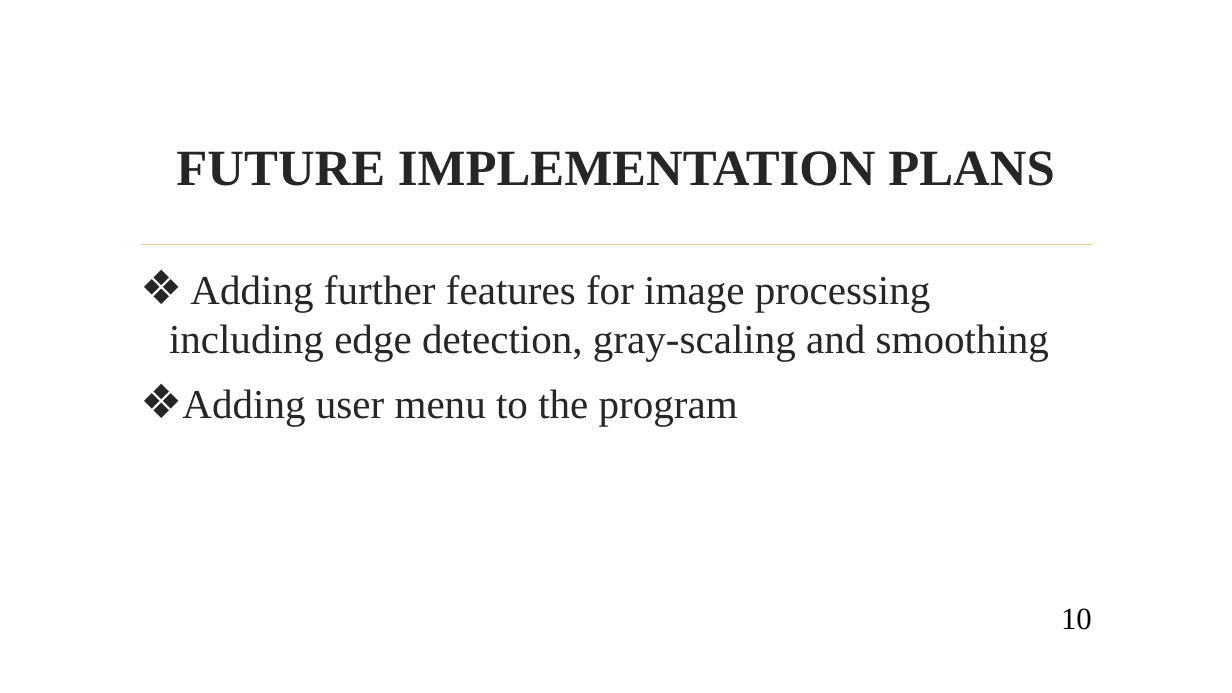
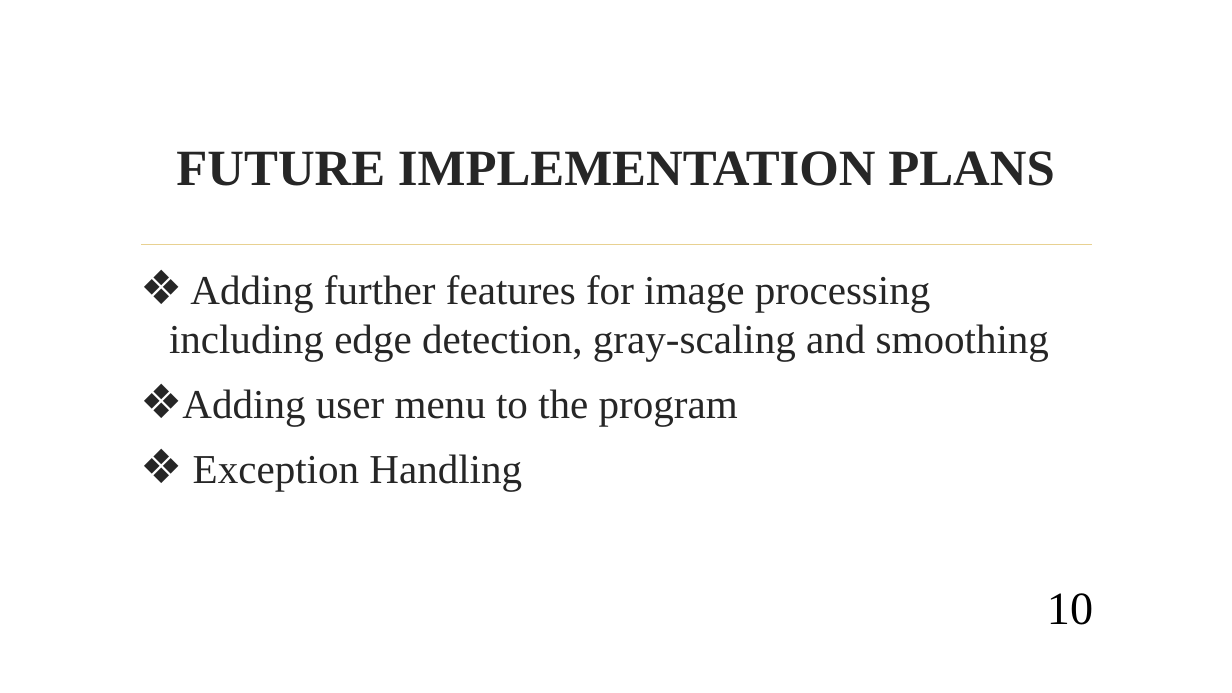
Before and after one commit to jsureka/ImageX, a slide deck: slide 10 of SOFTWARE PROJECT LAB -1.pptx. Drawn at 1232x693 pixels with LibreOffice and Linux fonts; fonts in the diff are those of the drawing; background and template pictures are left out. Boxes give left, top, right and bottom in pixels: in the first picture for what was removed or moved away, otherwise in the second. Text is boxed around its words. In the diff, an @@ line names an element or a change of style, - is before the commit and + after.

```diff
--- a/SOFTWARE PROJECT LAB -1.pptx
+++ b/SOFTWARE PROJECT LAB -1.pptx
@@ text at (193,454,522,491): paragraph added @@
+❖ Exception Handling
@@ page number: place and size @@
-page number at (1061,608,1092,630)
+page number at (1047,593,1093,625)
@@ page number at (1047,593,1093,625): size 24 to 36 pt @@
```
Also in this commit, not shown: 10 other slides changed, 3 slides added, 6 other files.
